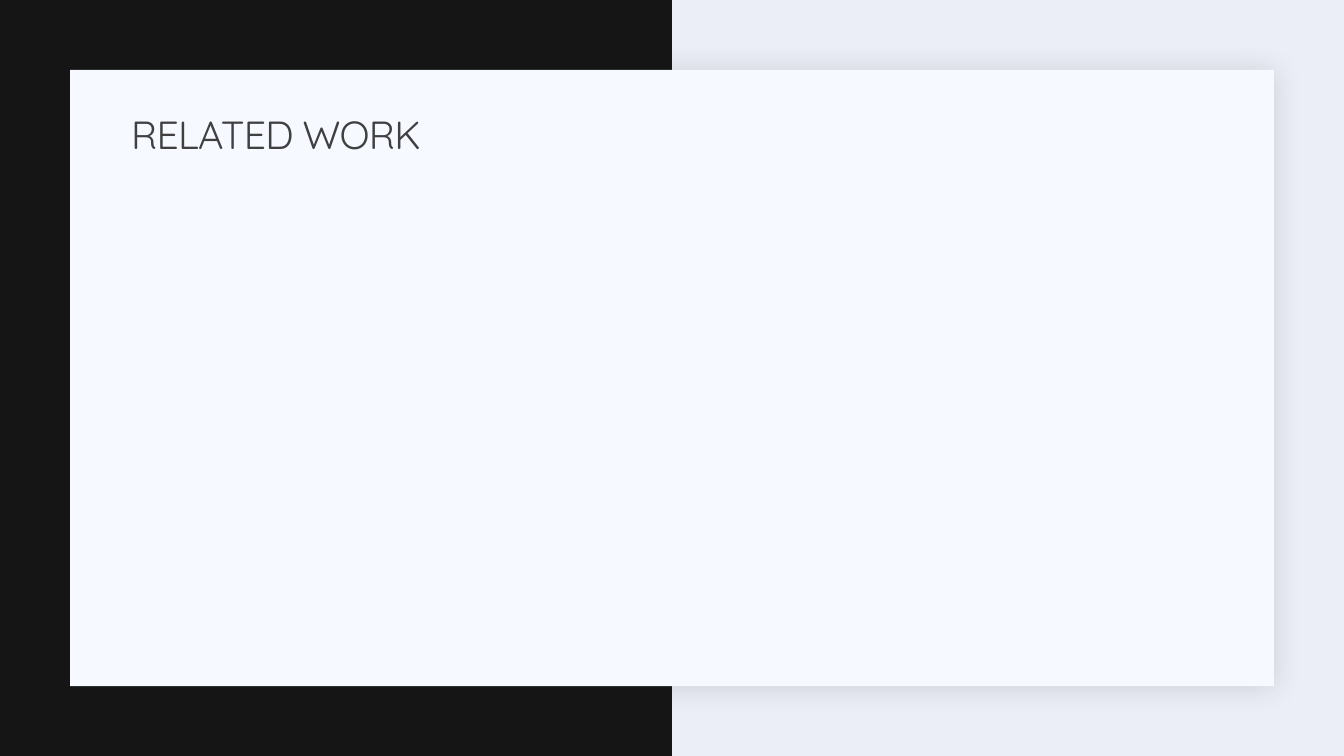
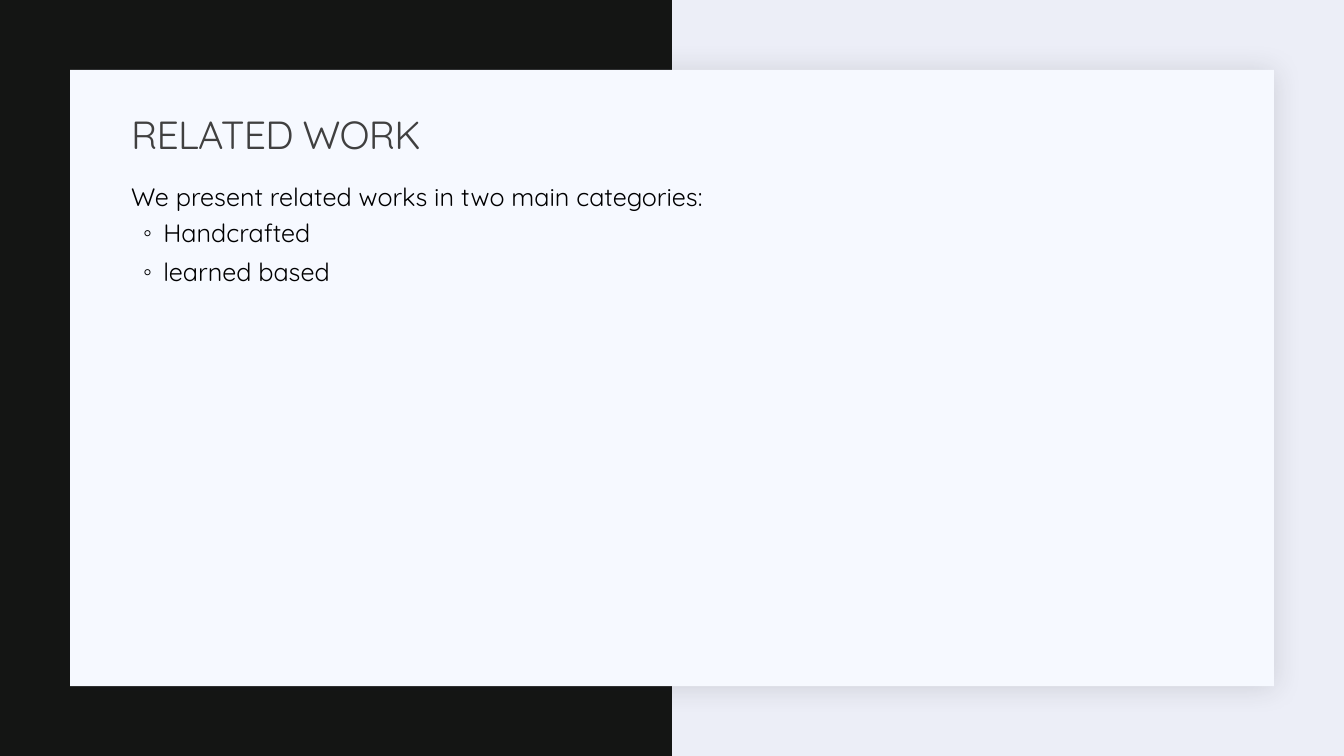
Before and after one commit to semnan-university-ai/Key.Net, a slide deck: slide 8 of slides.pptx (slide 5 before the commit). Drawn at 1344x756 pixels with LibreOffice and Linux fonts; fonts in the diff are those of the drawing. Boxes give left, top, right and bottom in pixels: in the first picture for what was removed or moved away, otherwise in the second. Text is boxed around its words. In the diff, an @@ line names an element or a change of style, - is before the commit and + after.

```diff
--- a/slides.pptx
+++ b/slides.pptx
@@ text added at <box>131,187,702,282</box>, 18 pt, text #000000 @@
+  We present related works in two main categories:
+  ◦ Handcrafted
+  ◦ learned based
```
Also in this commit, not shown: 10 other slides changed, 21 slides added, 10 slides removed, 4 other files.
